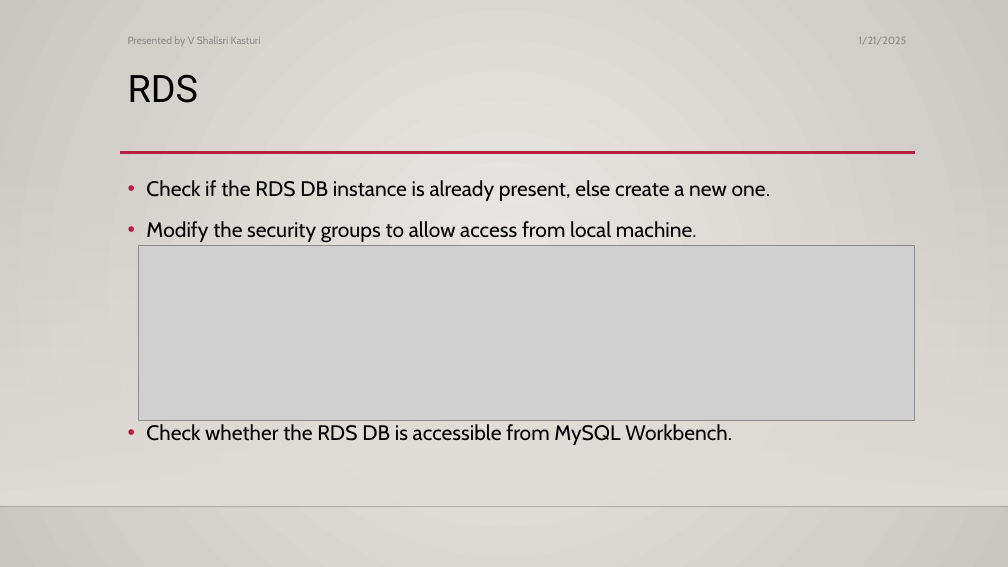
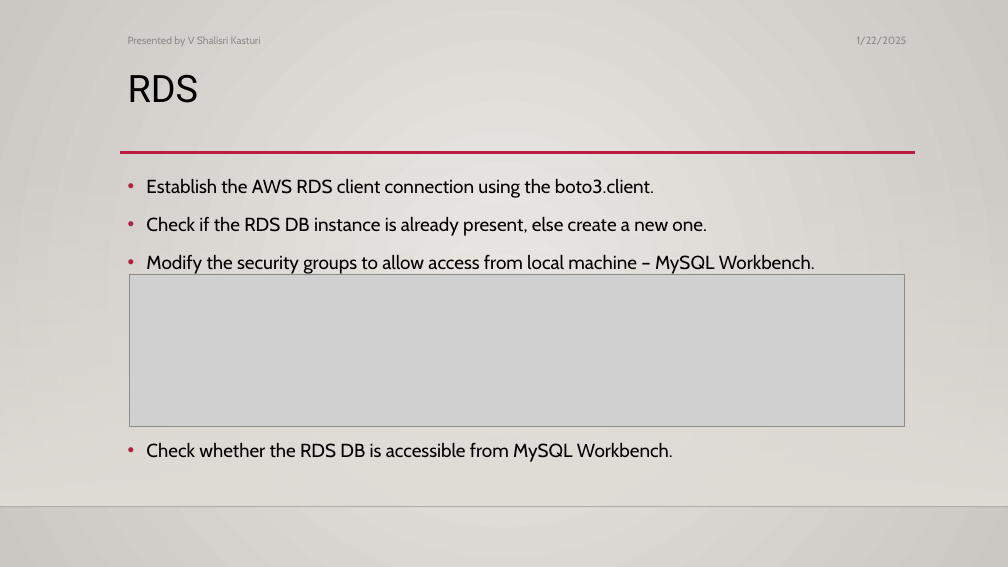
Before and after one commit to shalisrikasturiv/github, a slide deck: slide 11 of EnhancedETLWorkflowwithPythonAWS/Presentation/Shalisri Kasturi V - Enhanced ETL Workflow with Python AWS (DE-WE-E-B2).pptx (slide 10 before the commit). Drawn at 1008x567 pixels with LibreOffice and Linux fonts; fonts in the diff are those of the drawing; grey boxes stand for pictures; background and template pictures are left out. Boxes give left, top, right and bottom in pixels: in the first picture for what was removed or moved away, otherwise in the second. Text is boxed around its words. In the diff, an @@ line names an element or a change of style, - is before the commit and + after.

```diff
--- a/EnhancedETLWorkflowwithPythonAWS/Presentation/Shalisri Kasturi V - Enhanced ETL Workflow with Python AWS (DE-WE-E-B2).pptx
+++ b/EnhancedETLWorkflowwithPythonAWS/Presentation/Shalisri Kasturi V - Enhanced ETL Workflow with Python AWS (DE-WE-E-B2).pptx
@@ text at (857,37,907,45): text changed @@
-1/21/2025
+1/22/2025
@@ text at (146,179,654,198): paragraph added @@
+• Establish the AWS RDS client connection using the boto3.client.
@@ text at (146,217,706,462): size 20 to 18 pt in "Check if the RDS DB instance is ...", "Check whether the RDS DB is accessible ..." @@
@@ text at (146,255,815,274): text changed; size 20 to 18 pt @@
-• Modify the security groups to allow access from local machine.
+• Modify the security groups to allow access from local machine – MySQL Workbench.
@@ picture: place and size @@
-picture at (138,246,914,420)
+picture at (129,274,905,426)
```
Also in this commit, not shown: 12 other slides changed, 1 slide added.
